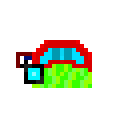
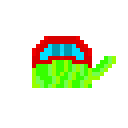
The second 128 x 128 image is a revision of the first. Changes to its layers:
showed "Slime" (12th of 16, in "Slime Gunner" › "Gunner slime FRont View") over [32, 36, 92, 84]
added group "Front attack" with 6 layers in group "Gunner slime FRont View" over [32, 36, 116, 84]
added layer "Background" (1st of 4, in "Slime Gunner" › "Gunner slime FRont View" › "Front attack") in group "Front attack" over [64, 36, 116, 80]
hid "Layer 17" over [16, 52, 44, 84]
hid "Slime" (15th of 16, in "Slime Gunner" › "Gunner slime FRont View") over [32, 40, 92, 84]
